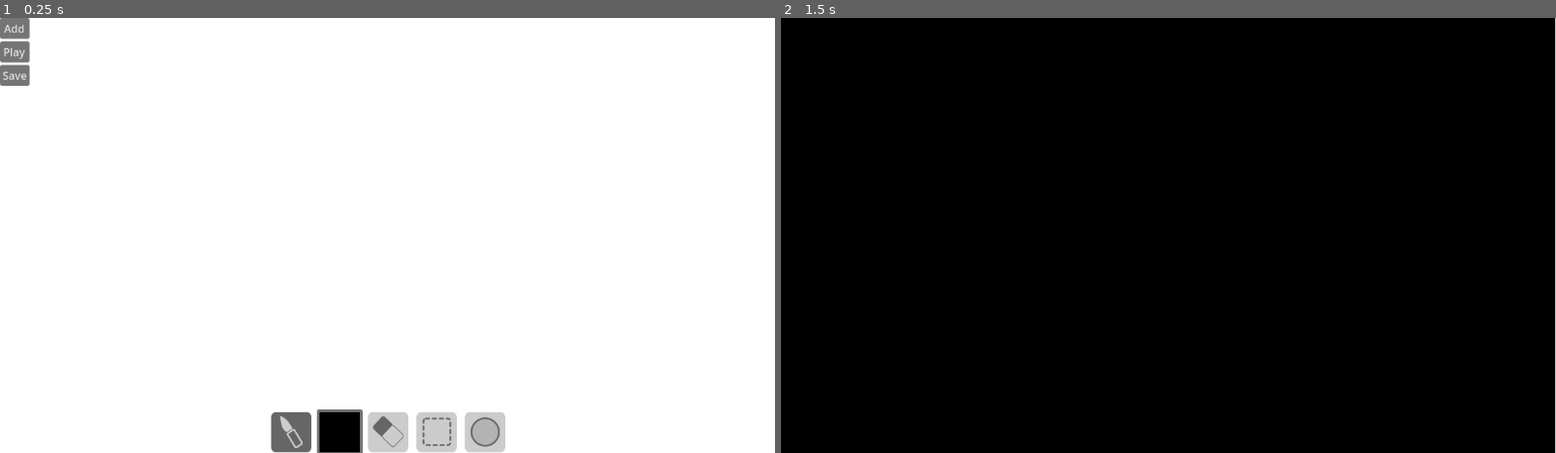
Above: before the commit, frames 1-2 (left to right).
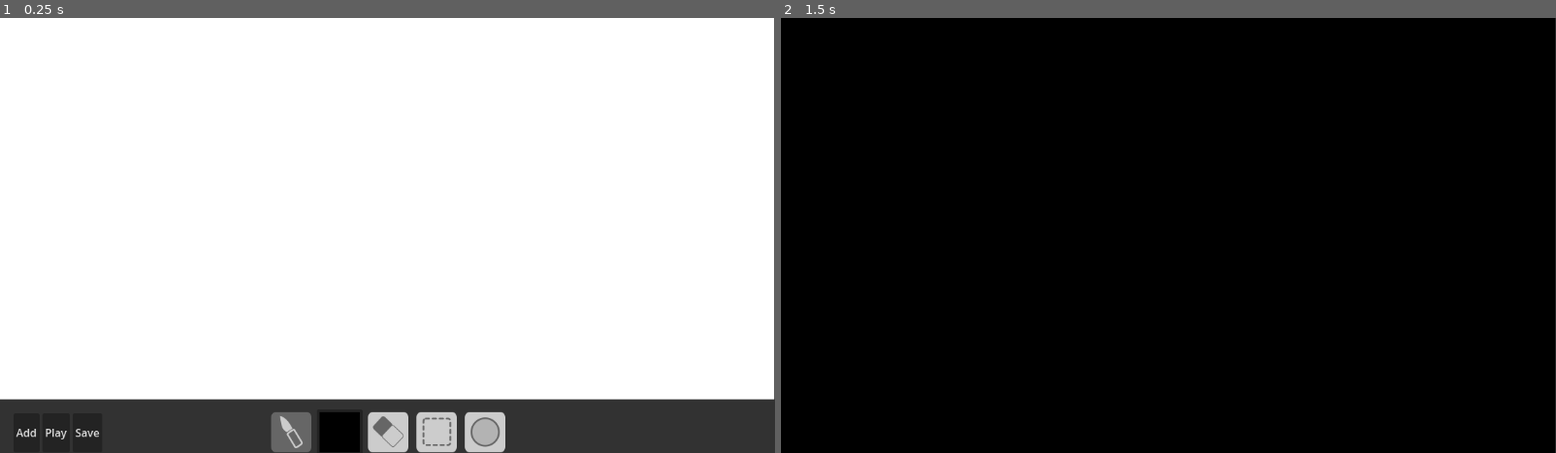
Above: after the commit, the same moments.

Repository: CadeL4D/AnimationMaker
Game: Godot game, scene res://Scenes/drawing_space.tscn
Same seed, same stepped clock (60 frames per second), same inputs: the game is played once before the commit and once after it.
Inputs:
- Up to frame 1 (0.25 s): no input
- Up to frame 2 (1.5 s): click "Add" at 0.5 s; click "Save" at 1.25 s

The runs differ from the first frame. In frame 1, 11% of the frame differs, in the area x 0-100%, y 0-100%; in frame 2, 0.1%.

Commit message:
getting there

Diff:
--- a/Scenes/drawing_space.tscn
+++ b/Scenes/drawing_space.tscn
@@ -11,17 +11,25 @@
 offset_bottom = 651.0
 script = ExtResource("1_7ipe5")
 
-[node name="ColorRect" type="ColorRect" parent="."]
+[node name="Control" type="Control" parent="."]
+clip_contents = true
+anchors_preset = 0
+offset_right = 1149.0
+offset_bottom = 582.0
+
+[node name="ColorRect" type="ColorRect" parent="Control"]
 process_priority = -1
 layout_mode = 0
 offset_right = 1151.0
-offset_bottom = 651.0
+offset_bottom = 582.0
 
 [node name="Export Buttons" parent="." instance=ExtResource("2_2yglc")]
 process_priority = 1
 layout_mode = 1
-offset_right = -1102.0
-offset_bottom = -543.0
+offset_left = 20.0
+offset_top = 589.0
+offset_right = -995.0
+offset_bottom = 46.0
 
 [node name="tool_selection" parent="." instance=ExtResource("3_w032l")]
 process_priority = 1
--- a/Scenes/export_buttons.tscn
+++ b/Scenes/export_buttons.tscn
@@ -11,20 +11,20 @@
 grow_vertical = 2
 script = ExtResource("1_3obkp")
 
-[node name="VBoxContainer" type="VBoxContainer" parent="."]
+[node name="HBoxContainer" type="HBoxContainer" parent="."]
 layout_mode = 0
-offset_right = 40.0
-offset_bottom = 40.0
+offset_right = 143.0
+offset_bottom = 58.0
 
-[node name="Add" type="Button" parent="VBoxContainer"]
+[node name="Add" type="Button" parent="HBoxContainer"]
 layout_mode = 2
 text = "Add"
 
-[node name="Watch" type="Button" parent="VBoxContainer"]
+[node name="Watch" type="Button" parent="HBoxContainer"]
 layout_mode = 2
 text = "Play"
 
-[node name="Save" type="Button" parent="VBoxContainer"]
+[node name="Save" type="Button" parent="HBoxContainer"]
 layout_mode = 2
 text = "Save"
 
--- a/Scripts/drawing_space.gd
+++ b/Scripts/drawing_space.gd
@@ -12,6 +12,8 @@
 var background_color = Color.WHITE
 
 func _ready() -> void:
+	$Control.size.x = get_viewport().size.x
+	$Control.size.y = get_viewport().size.y-80
 	addingNewLine()
 
 func _process(delta: float) -> void:
@@ -40,7 +42,6 @@
 		lineList[UUID][0].add_point(event_pos)
 		lineList[UUID][1].append(event_pos)
 	elif(event_pos != null) and Input.is_action_pressed("click") and selected_tool == "eraser":
-
 		lineList[UUID][0].width = tool_radius
 		lineList[UUID][0].add_point(event_pos)
 		lineList[UUID][1].append(event_pos)
@@ -59,7 +60,7 @@
 	lineList[UUID][0].width = 10
 	lineList[UUID][0].end_cap_mode = 2
 	lineList[UUID][0].round_precision = 10
-	$ColorRect.add_child(lineList[UUID][0])
+	$Control/ColorRect.add_child(lineList[UUID][0])
 	print(UUID)
 
 func undo():
--- a/export_buttons.gd
+++ b/export_buttons.gd
@@ -1,8 +1,8 @@
 extends Control
 
-@onready var AddButton = $VBoxContainer/Add
-@onready var PlayButton = $VBoxContainer/Watch
-@onready var SaveButton = $VBoxContainer/Save
+@onready var AddButton = $HBoxContainer/Add
+@onready var PlayButton = $HBoxContainer/Watch
+@onready var SaveButton = $HBoxContainer/Save
 @onready var FileSave = $dirSave
 
 func _ready() -> void:
--- a/project.godot
+++ b/project.godot
@@ -36,4 +36,4 @@
 [rendering]
 
 renderer/rendering_method="mobile"
-environment/defaults/default_clear_color=Color(1, 1, 1, 1)
+environment/defaults/default_clear_color=Color(0.194349, 0.194349, 0.194349, 1)
